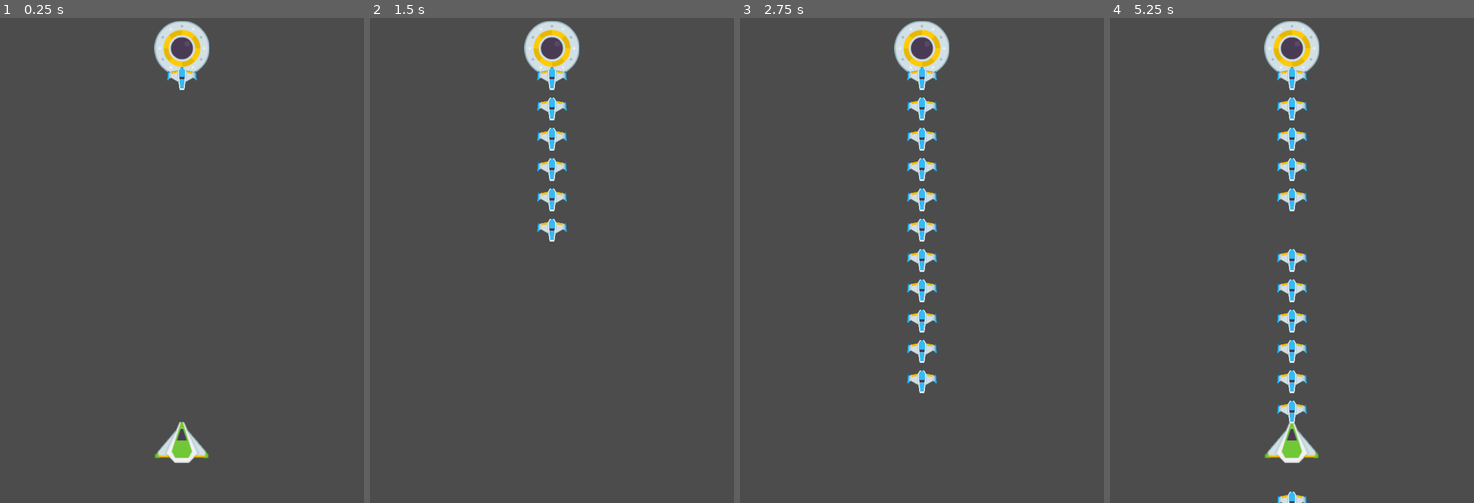
Above: before the commit, frames 1-4 (left to right).
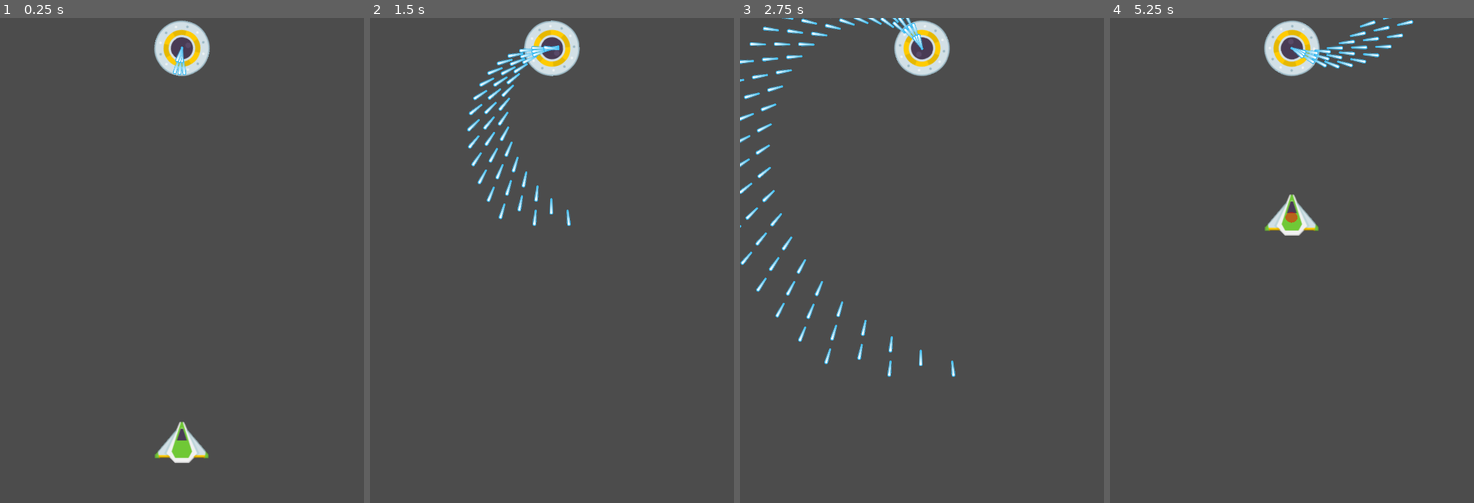
Above: after the commit, the same moments.

Repository: TropicalMage/shmup
Game: Godot game, scene res://shmup.tscn
Two runs of this game, one before a commit and one after it. Both use one fixed random seed, a clock stepped at 60 frames per second and the inputs below.
Inputs:
- Up to frame 1 (0.25 s): no input
- Up to frame 2 (1.5 s): hold Right (ui_right) 0.53-1.28 s; hold Shift (slowdown) from 1.28 s (still down)
- Up to frame 3 (2.75 s): release Shift (slowdown) at 2.03 s; hold Right (ui_right) from 2.03 s (still down)
- Up to frame 4 (5.25 s): release Right (ui_right) at 2.78 s; hold Up (ui_up) 2.78-3.53 s; hold Left (ui_left) 3.53-5.03 s; hold Shift (slowdown) from 5.03 s (still down)

The runs differ from the first frame. In frame 1, 0.4% of the frame differs, in the area x 42-58%, y 0-15%; in frame 2, 2.5%; in frame 3, 4.0%; in frame 4, 4.4%, in the area x 42-84%, y 0-100%.

Commit message:
Add increased amount of bullets
Allow player to show hit box while slowed via shift

Diff:
--- a/Bounds.gd
+++ b/Bounds.gd
@@ -1,8 +1,4 @@
 extends Area2D
-
-# class member variables go here, for example:
-# var a = 2
-# var b = "textvar"
 
 func _ready():
 	connect("area_exited", self, "clean")
--- a/Bullet.gd
+++ b/Bullet.gd
@@ -1,16 +1,12 @@
 extends Area2D
 
 var speed = 200
-var direction = Vector2(0, 1).normalized() setget set_direction
 
 func _ready():
 	connect("body_entered", self, "impact")
 
 func _physics_process(delta):
-	set_position(get_position() + (speed * direction * delta))
-
-func set_direction(direction):
-	direction = direction.normalized()
+	set_position(get_position() + (get_global_transform().y * speed *  delta))
 
 func impact(body):
 	if (body.has_method("reset")):
--- a/Evil.gd
+++ b/Evil.gd
@@ -1,4 +1,4 @@
-extends KinematicBody2D
+extends Area2D
 
 var bullet_resource
 
@@ -7,11 +7,20 @@
 	var timer = Timer.new()
 	add_child(timer)
 	timer.connect("timeout", self, "fire")
-	timer.set_wait_time(.25)
+	timer.set_wait_time(.1)
 	timer.set_one_shot(false)
 	timer.start()
 
+func _physics_process(delta):
+	set_rotation(get_rotation() + 1 * delta)
+
 func fire():
+	shoot(get_position() + get_global_transform().y, get_rotation()-PI/16)
+	shoot(get_position() + get_global_transform().y, get_rotation())
+	shoot(get_position() + get_global_transform().y, get_rotation()+PI/16)
+
+func shoot(bullet_position, bullet_rotation):
 	var bullet = bullet_resource.instance()
-	bullet.set_position(Vector2(0, 50))
-	add_child(bullet)
+	bullet.set_position(bullet_position)
+	bullet.set_rotation(bullet_rotation)
+	get_tree().get_root().get_node("/root").add_child(bullet)
--- /dev/null
+++ b/ShowDot.gd
@@ -0,0 +1,15 @@
+extends CollisionShape2D
+
+var show = false
+
+func _input(event):
+	if(event.is_action_pressed("slowdown")):
+		show = true
+		update()
+	elif(event.is_action_released("slowdown")):
+		show = false
+		update()
+
+func _draw():
+	if(show):
+		draw_circle(get_position(), get_shape().radius, Color(1,0,0,.5))
--- a/bullet.tscn
+++ b/bullet.tscn
@@ -1,12 +1,12 @@
 [gd_scene load_steps=4 format=2]
 
 [ext_resource path="res://Bullet.gd" type="Script" id=1]
-[ext_resource path="res://assets/playerShip1_blue.png" type="Texture" id=2]
+[ext_resource path="res://assets/bullet.png" type="Texture" id=2]
 
 [sub_resource type="CircleShape2D" id=1]
 
 custom_solver_bias = 0.0
-radius = 7.0654
+radius = 3.39071
 
 [node name="Bullet" type="Area2D"]
 
@@ -29,5 +29,5 @@
 
 [node name="CollisionShape2D" type="CollisionShape2D" parent="."]
 
-position = Vector2( 0, -3.69765 )
+position = Vector2( 0, 10.0288 )
 shape = SubResource( 1 )
--- a/shmup.tscn
+++ b/shmup.tscn
@@ -1,16 +1,17 @@
-[gd_scene load_steps=10 format=2]
+[gd_scene load_steps=11 format=2]
 
 [ext_resource path="res://Node2D.gd" type="Script" id=1]
 [ext_resource path="res://Ship.gd" type="Script" id=2]
 [ext_resource path="res://assets/playerShip3_green.png" type="Texture" id=3]
-[ext_resource path="res://Evil.gd" type="Script" id=4]
-[ext_resource path="res://assets/ufoYellow.png" type="Texture" id=5]
-[ext_resource path="res://Bounds.gd" type="Script" id=6]
+[ext_resource path="res://ShowDot.gd" type="Script" id=4]
+[ext_resource path="res://Evil.gd" type="Script" id=5]
+[ext_resource path="res://assets/ufoYellow.png" type="Texture" id=6]
+[ext_resource path="res://Bounds.gd" type="Script" id=7]
 
 [sub_resource type="CircleShape2D" id=1]
 
 custom_solver_bias = 0.0
-radius = 3.18713
+radius = 3.0
 
 [sub_resource type="CircleShape2D" id=2]
 
@@ -20,7 +21,7 @@
 [sub_resource type="RectangleShape2D" id=3]
 
 custom_solver_bias = 0.0
-extents = Vector2( 356.869, 440.232 )
+extents = Vector2( 1127.86, 1149.4 )
 
 [node name="Node2D" type="Node2D"]
 
@@ -44,22 +45,27 @@
 
 [node name="CollisionShape2D" type="CollisionShape2D" parent="Good"]
 
+position = Vector2( -0.193756, 0.968628 )
 scale = Vector2( 3.28812, 2.92267 )
 shape = SubResource( 1 )
+script = ExtResource( 4 )
 
-[node name="Evil" type="KinematicBody2D" parent="."]
+[node name="Evil" type="Area2D" parent="."]
 
 position = Vector2( 300, 50 )
 input_pickable = false
-collision_layer = 1
-collision_mask = 1
-collision/safe_margin = 0.08
-script = ExtResource( 4 )
+gravity_vec = Vector2( 0, 1 )
+gravity = 98.0
+linear_damp = 0.1
+angular_damp = 1.0
+audio_bus_override = false
+audio_bus_name = "Master"
+script = ExtResource( 5 )
 _sections_unfolded = [ "Transform" ]
 
 [node name="Sprite" type="Sprite" parent="Evil"]
 
-texture = ExtResource( 5 )
+texture = ExtResource( 6 )
 _sections_unfolded = [ "Transform" ]
 
 [node name="CollisionShape2D" type="CollisionShape2D" parent="Evil"]
@@ -69,6 +75,7 @@
 
 [node name="Bounds" type="Area2D" parent="."]
 
+visible = false
 position = Vector2( 300, 400 )
 input_pickable = true
 gravity_vec = Vector2( 0, 1 )
@@ -77,10 +84,11 @@
 angular_damp = 1.0
 audio_bus_override = false
 audio_bus_name = "Master"
-script = ExtResource( 6 )
+script = ExtResource( 7 )
 _sections_unfolded = [ "Transform" ]
 
 [node name="CollisionShape2D" type="CollisionShape2D" parent="Bounds"]
 
+position = Vector2( -5.23022, 2.71198 )
 shape = SubResource( 3 )
 _sections_unfolded = [ "Transform" ]
Binary file added: assets/bullet.png
Not shown, added: assets/bullet.png.import
